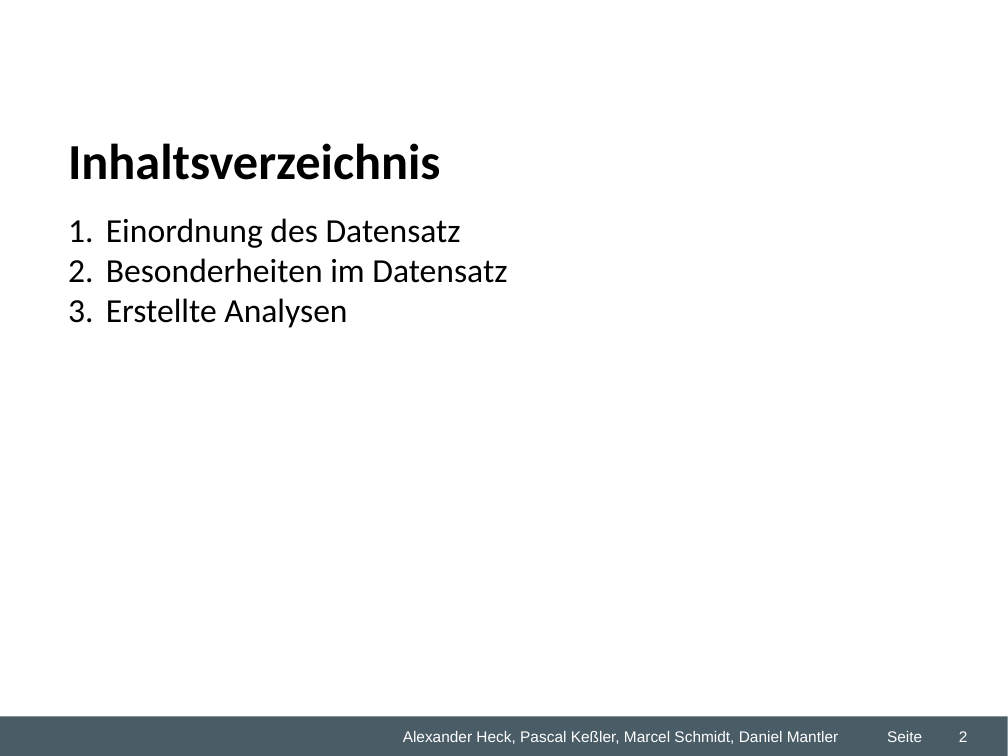
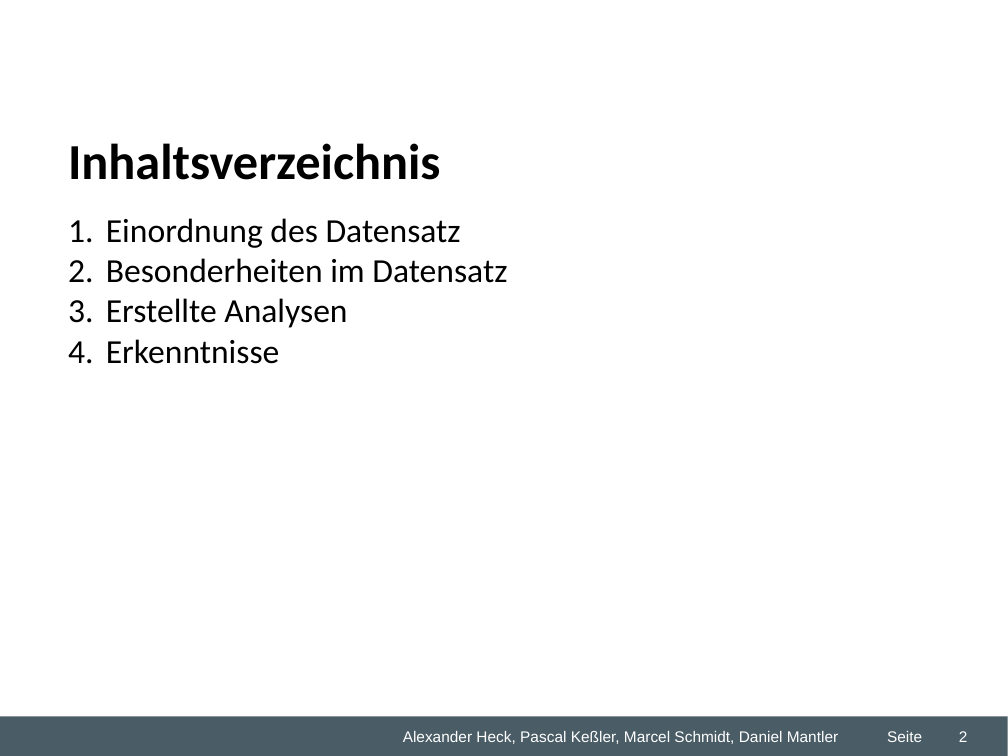
Before and after one commit to dmntlr/predictiveproject, a slide deck: slide 2 of Desktop/Studium/5. Semester/Predictive Analytics/Gruppenarbeit/WZ2 Predicitve Analytics Übung.ppt. Drawn at 1008x756 pixels with LibreOffice and Linux fonts; fonts in the diff are those of the drawing; background and template pictures are left out. Boxes give left, top, right and bottom in pixels: in the first picture for what was removed or moved away, otherwise in the second. Text is boxed around its words. In the diff, an @@ line names an element or a change of style, - is before the commit and + after.

```diff
--- a/Desktop/Studium/5. Semester/Predictive Analytics/Gruppenarbeit/WZ2 Predicitve Analytics Übung.ppt
+++ b/Desktop/Studium/5. Semester/Predictive Analytics/Gruppenarbeit/WZ2 Predicitve Analytics Übung.ppt
@@ text at (x1=106, y1=339, x2=280, y2=364): paragraph added @@
+4. Erkenntnisse
```
Also in this commit, not shown: 2 other slides changed, 1 slide added, 1 slide removed, 1 other file.
